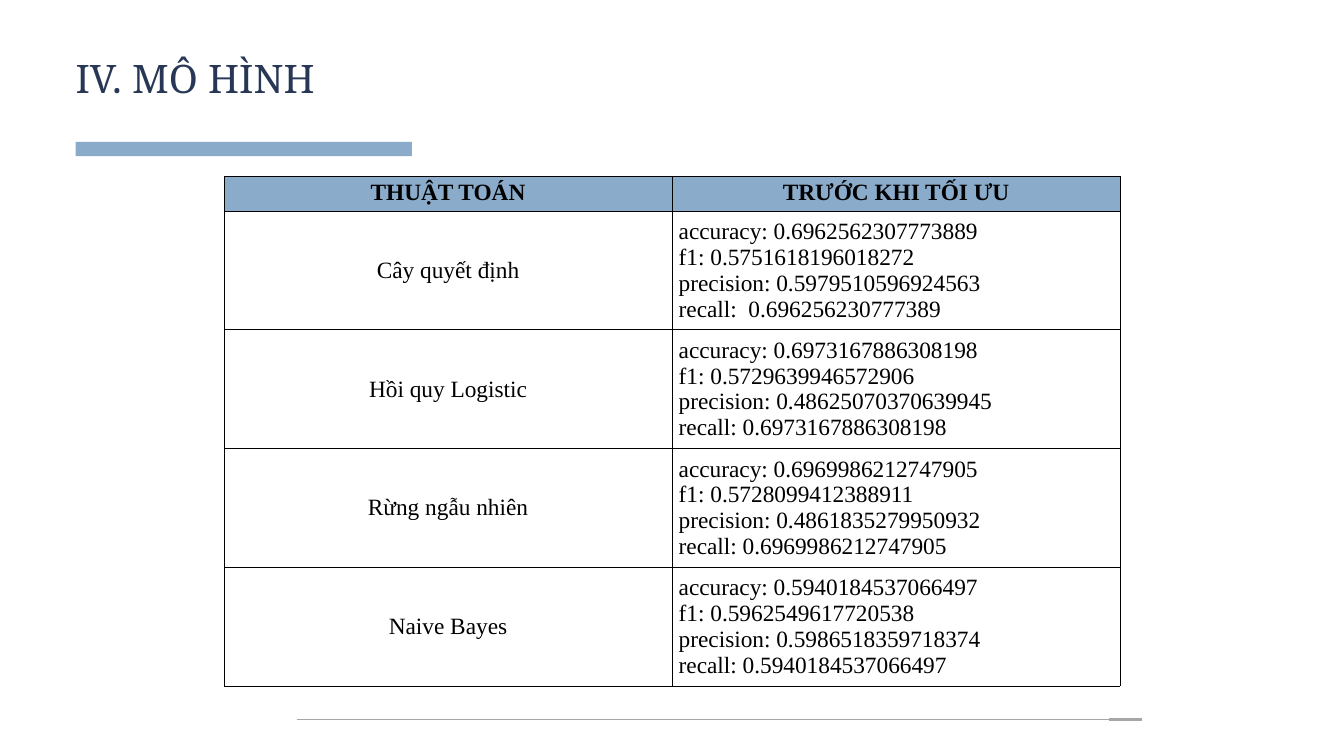
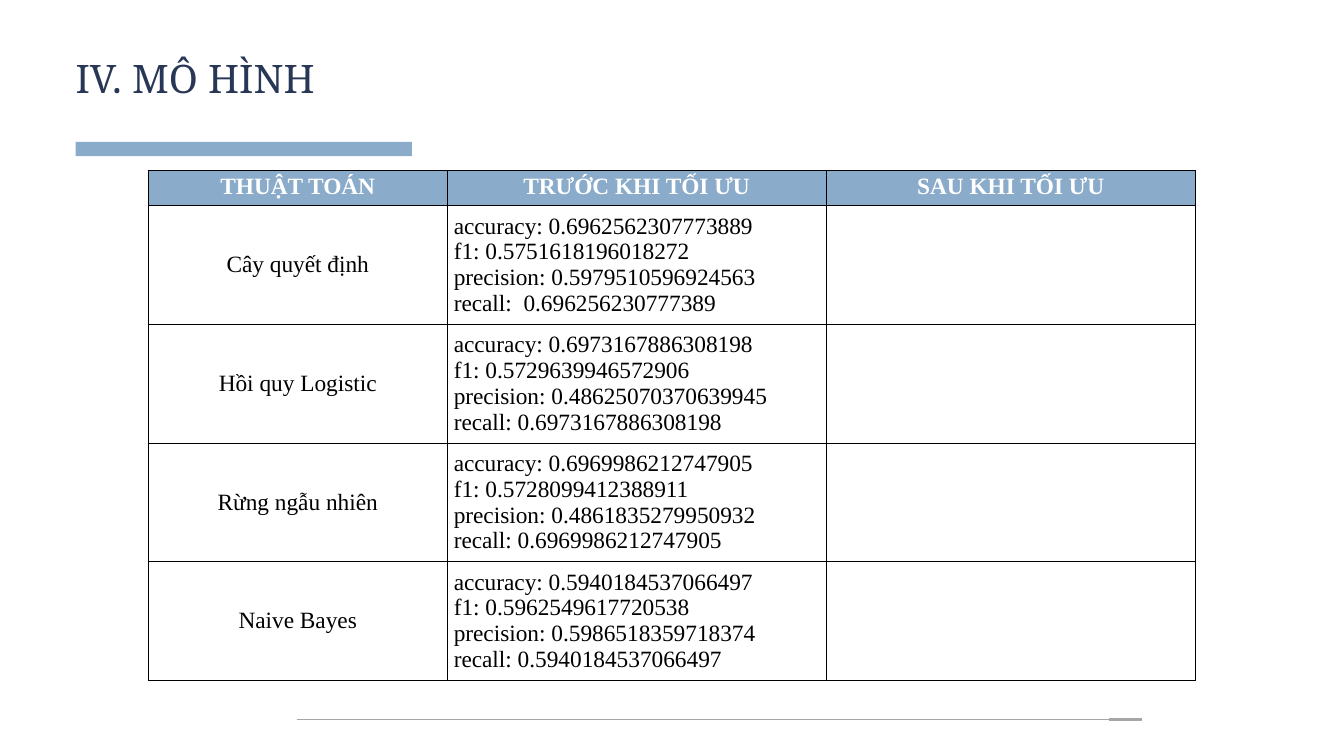
Before and after one commit to n0aHVN/Nhom01_BDML_02, a slide deck: slide 9 of Final/Nhom01.pptx. Drawn at 1344x756 pixels with LibreOffice and Linux fonts; fonts in the diff are those of the drawing. Boxes give left, top, right and bottom in pixels: in the first picture for what was removed or moved away, otherwise in the second. Text is boxed around its words. In the diff, an @@ line names an element or a change of style, - is before the commit and + after.

```diff
--- a/Final/Nhom01.pptx
+++ b/Final/Nhom01.pptx
@@ table at [149, 171, 1195, 680] @@
+column 3: SAU KHI TỐI ƯU |  |  |  | 
@@ table: place and size @@
-table at [224, 176, 1120, 685]
+table at [149, 171, 1195, 680]
```
Also in this commit, not shown: 1 other slide changed.
